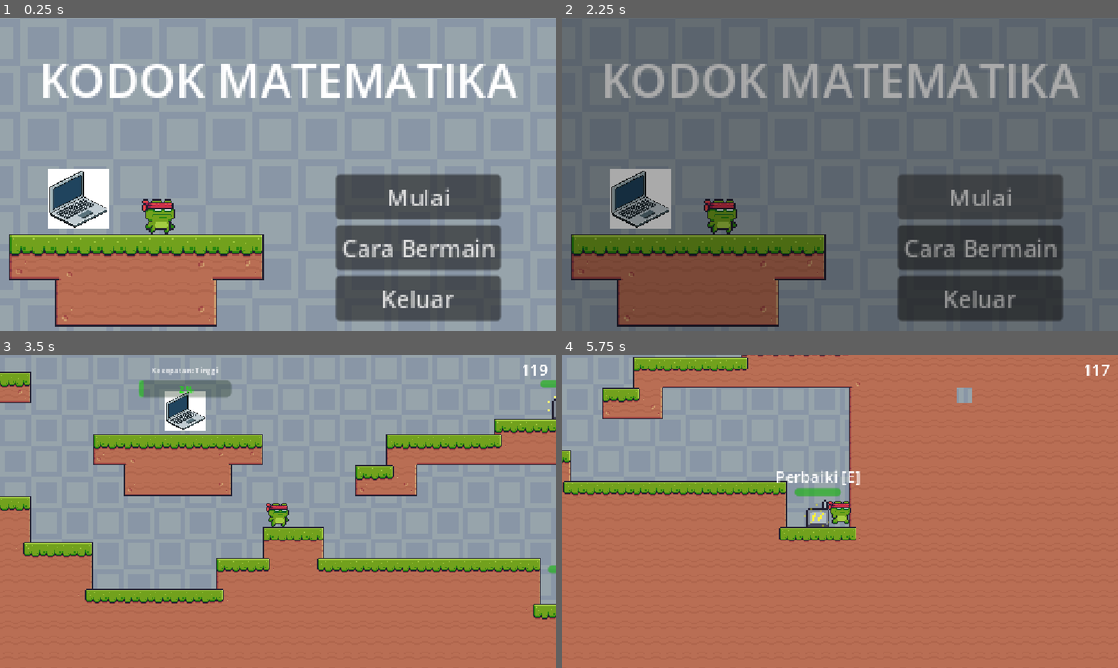
Above: before the commit, frames 1-4 (two rows, left to right).
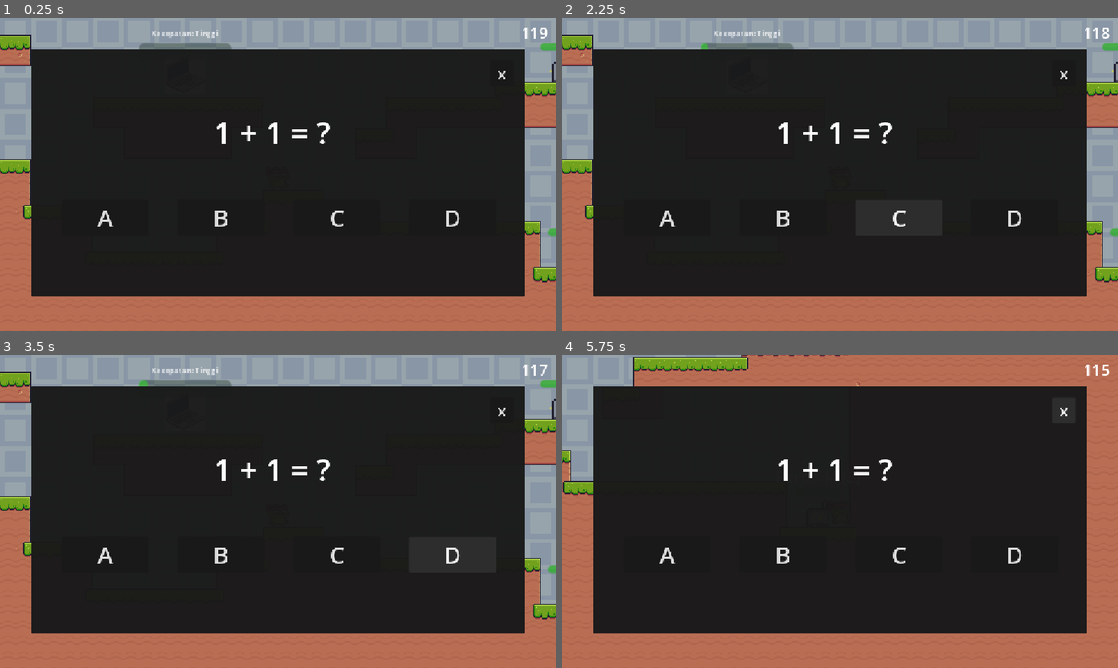
Above: after the commit, the same moments.

Repository: Diko-QuestionMark/Kodok-Matematika
Game: Godot game, scene res://Scene/world.tscn
Two runs of this game, one before a commit and one after it. Both use one fixed random seed, a clock stepped at 60 frames per second and the inputs below. Before the commit the project starts from res://Scene/menu.tscn.
Inputs (mouse positions are in pixels of both pictures, inside the frame that each line leads up to):
- Up to frame 1 (0.25 s): no input
- Up to frame 2 (2.25 s): click (667, 218) at 0.5 s, where only the run after the commit has a clickable "A"; click (784, 218) at 1.25 s, where only the run after the commit has a clickable "B"; click (901, 218) at 2 s, where only the run after the commit has a clickable "C"
- Up to frame 3 (3.5 s): click (450, 555) at 2.75 s, where only the run after the commit has a clickable "D"
- Up to frame 4 (5.75 s): click (1062, 411) at 3.5 s, where only the run after the commit has a clickable "x"; hold D (right) from 4.28 s (still down)

The runs differ from the first frame. In frame 1, 83% of the frame differs, in the area x 0-100%, y 3-100%; in frame 2, 98%, in the area x 0-100%, y 0-100%; in frame 3, 69%; in frame 4, 69%.

Commit message:
mau menambahkan fitur pengerjaan soal

Diff:
--- a/Scene/generator.tscn
+++ b/Scene/generator.tscn
@@ -47,7 +47,7 @@
 scale = Vector2(2, 2)
 sprite_frames = SubResource("SpriteFrames_5sisn")
 animation = &"off"
-frame_progress = 0.6000071
+frame_progress = 0.017385898
 
 [node name="Area2D" type="Area2D" parent="." unique_id=1630177342]
 
@@ -80,6 +80,80 @@
 wait_time = 2.0
 autostart = true
 
+[node name="CanvasLayer" type="CanvasLayer" parent="." unique_id=61133870]
+
+[node name="Panel" type="Panel" parent="CanvasLayer" unique_id=401372040]
+offset_left = 64.0
+offset_top = 64.0
+offset_right = 1088.0
+offset_bottom = 576.0
+
+[node name="Label" type="Label" parent="CanvasLayer/Panel" unique_id=320889482]
+layout_mode = 0
+offset_left = 224.0
+offset_top = 128.0
+offset_right = 776.0
+offset_bottom = 216.0
+theme_override_font_sizes/font_size = 64
+text = "1 + 1 = ?"
+horizontal_alignment = 1
+
+[node name="HBoxContainer" type="HBoxContainer" parent="CanvasLayer/Panel" unique_id=877005548]
+layout_mode = 1
+anchors_preset = 8
+anchor_left = 0.5
+anchor_top = 0.5
+anchor_right = 0.5
+anchor_bottom = 0.5
+offset_left = -448.0
+offset_top = 56.0
+offset_right = 452.0
+offset_bottom = 131.0
+grow_horizontal = 2
+grow_vertical = 2
+theme_override_constants/separation = 60
+
+[node name="Button" type="Button" parent="CanvasLayer/Panel/HBoxContainer" unique_id=1331085964]
+custom_minimum_size = Vector2(180, 0)
+custom_maximum_size = Vector2(180, -1)
+layout_mode = 2
+offset_transform_enabled = true
+theme_override_font_sizes/font_size = 48
+text = "A"
+
+[node name="Button2" type="Button" parent="CanvasLayer/Panel/HBoxContainer" unique_id=233165926]
+custom_minimum_size = Vector2(180, 0)
+custom_maximum_size = Vector2(180, -1)
+layout_mode = 2
+offset_transform_enabled = true
+theme_override_font_sizes/font_size = 48
+text = "B"
+
+[node name="Button3" type="Button" parent="CanvasLayer/Panel/HBoxContainer" unique_id=349016319]
+custom_minimum_size = Vector2(180, 0)
+custom_maximum_size = Vector2(180, -1)
+layout_mode = 2
+offset_transform_enabled = true
+theme_override_font_sizes/font_size = 48
+text = "C"
+
+[node name="Button4" type="Button" parent="CanvasLayer/Panel/HBoxContainer" unique_id=1330014403]
+custom_minimum_size = Vector2(180, 0)
+custom_maximum_size = Vector2(180, -1)
+layout_mode = 2
+offset_transform_enabled = true
+theme_override_font_sizes/font_size = 48
+text = "D"
+
+[node name="Button" type="Button" parent="CanvasLayer/Panel" unique_id=2001493114]
+layout_mode = 0
+offset_left = 952.0
+offset_top = 24.0
+offset_right = 1000.0
+offset_bottom = 77.0
+theme_override_font_sizes/font_size = 32
+text = "x"
+
 [connection signal="body_entered" from="Area2D" to="." method="_on_area_2d_body_entered"]
 [connection signal="body_exited" from="Area2D" to="." method="_on_area_2d_body_exited"]
 [connection signal="timeout" from="Timer" to="." method="_on_timer_timeout"]
--- a/Scene/world.tscn
+++ b/Scene/world.tscn
@@ -261,7 +261,7 @@
 metadata/_edit_lock_ = true
 
 [node name="TileMapLayer" type="TileMapLayer" parent="." unique_id=1928648284]
-tile_map_data = PackedByteArray("AAAAAAAAAAAHAAEAAAD//wAAAAA …(77376 unchanged characters)… GAAAAAAAfAPr/AAAHAAEAAAAjAP7/AAAHAAEAAAA=")
+tile_map_data = PackedByteArray("AAAAAAAAAAAHAAEAAAD//wAAAAA …(77376 unchanged characters)… GAAAAAAAfAPr/AAAHAAEAAAAjAP7/AAAHAAEAAAAcAPr/AAAHAAEAAAA=")
 tile_set = SubResource("TileSet_5sisn")
 
 [node name="Generator1" parent="." unique_id=986039888 instance=ExtResource("4_aqk2v")]
--- a/project.godot
+++ b/project.godot
@@ -11,7 +11,7 @@
 [application]
 
 config/name="Generaotr"
-run/main_scene="uid://dd473h1k2k4m4"
+run/main_scene="uid://cjflcuugi0bl8"
 config/features=PackedStringArray("4.7", "Forward Plus")
 config/icon="res://icon.svg"
 
